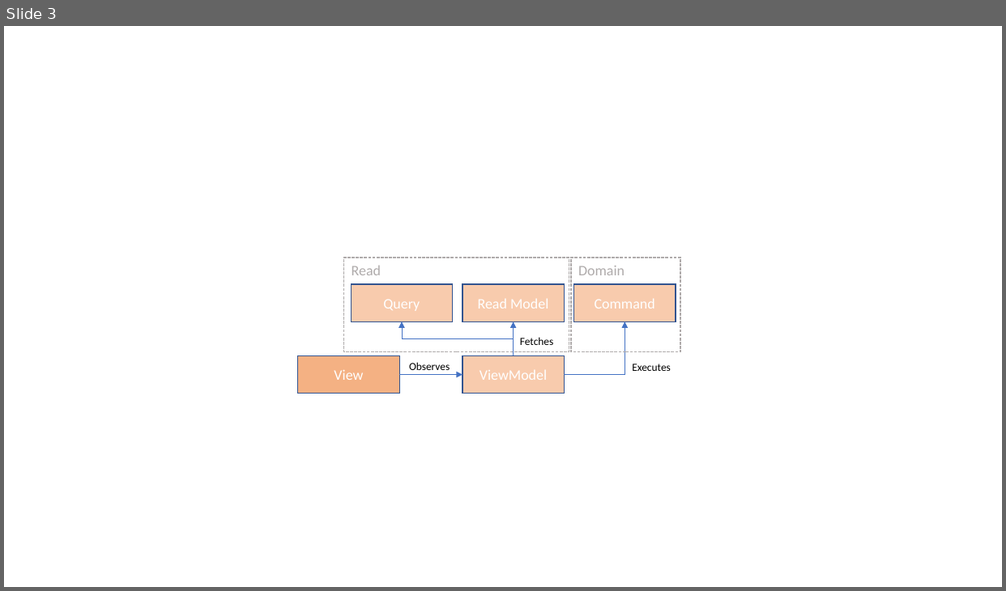
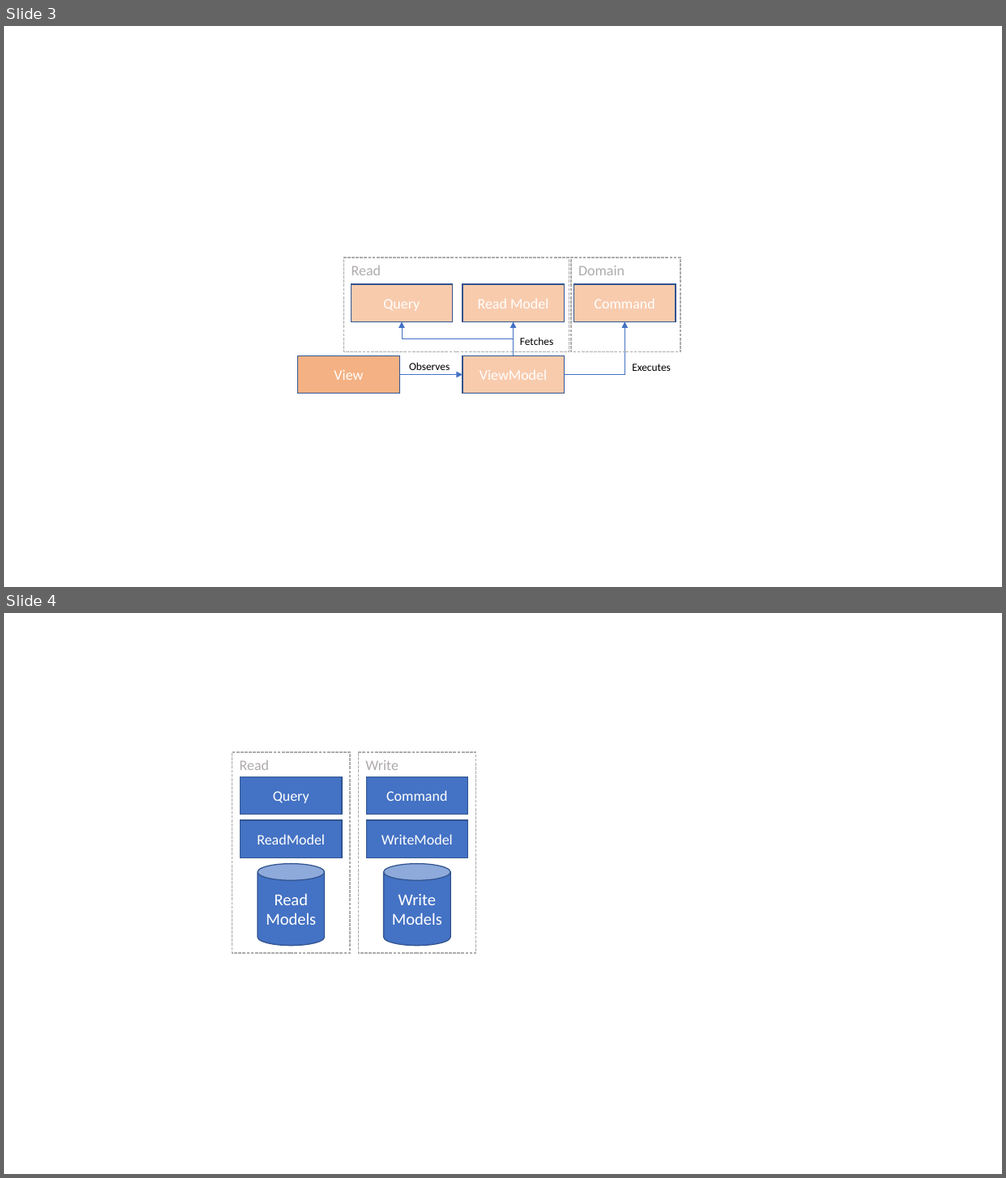
Before and after one commit to dolittle/Bifrost, a slide deck: Documentation/Diagrams.pptx. Shown one above the other, each under a label of ours: slide 3 before the commit, slides 3 and 4 after it. The pictures are 1006x591 and 1006x1178 pixels, drawn with LibreOffice and Linux fonts; fonts in the diff are those of the drawing. Boxes give left, top, right and bottom in pixels: in the first picture for what was removed or moved away, otherwise in the second. Text is boxed around its words. In the diff, an @@ line names an element or a change of style, - is before the commit and + after.

```diff
--- a/Documentation/Diagrams.pptx
+++ b/Documentation/Diagrams.pptx
@@ slide 4 added at (x1=4, y1=613, x2=1002, y2=1174), background #FFFFFF @@
@@ rectangle added at (x1=232, y1=752, x2=351, y2=953), outline #AFABAB 1 pt dashed, 14 pt, text #AFABAB @@
+Read
@@ rectangle added at (x1=358, y1=752, x2=475, y2=953), outline #AFABAB 1 pt dashed, 14 pt, text #AFABAB @@
+Write
@@ rectangle added at (x1=241, y1=777, x2=343, y2=815), fill #4472C4, outline #325491 1 pt, 14 pt, text #FFFFFF @@
+Query
@@ rectangle added at (x1=366, y1=777, x2=468, y2=815), fill #4472C4, outline #325491 1 pt, 14 pt, text #FFFFFF @@
+Command
@@ rectangle added at (x1=241, y1=820, x2=343, y2=858), fill #4472C4, outline #325491 1 pt, 14 pt, text #FFFFFF @@
+ReadModel
@@ rectangle added at (x1=366, y1=820, x2=468, y2=858), fill #4472C4, outline #325491 1 pt, 14 pt, text #FFFFFF @@
+WriteModel
@@ cylinder added at (x1=258, y1=864, x2=325, y2=945), fill #4472C4, outline #325491 1 pt, 16 pt, text #FFFFFF @@
+Read Models
@@ cylinder added at (x1=384, y1=864, x2=450, y2=945), fill #4472C4, outline #325491 1 pt, 16 pt, text #FFFFFF @@
+Write
+Models
```
Also in this commit, not shown: 15 other files.
